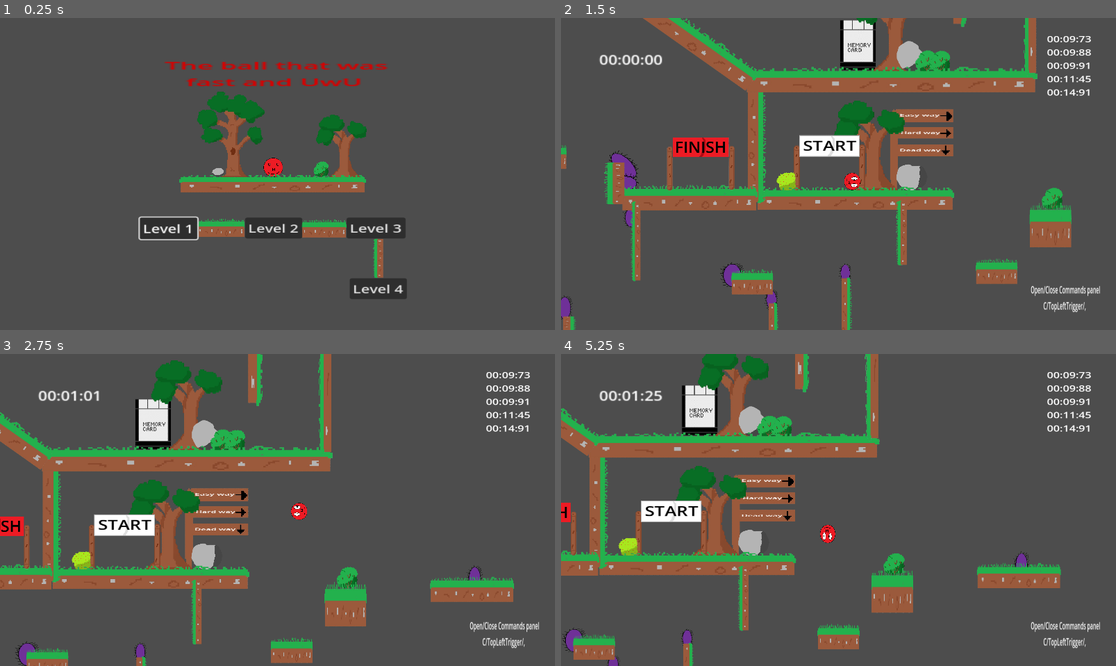
Above: before the commit, frames 1-4 (two rows, left to right).
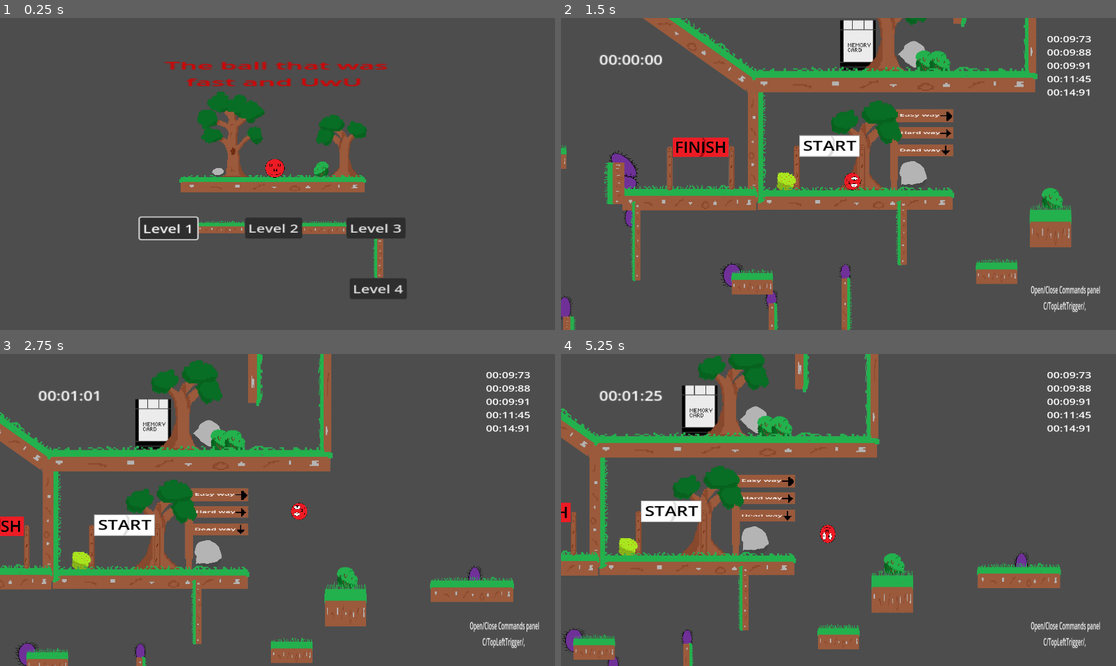
Above: after the commit, the same moments.

Repository: Mahnwe/TheBallThatWasUwU
Game: Godot game, scene res://Scenes/menu.tscn
The game is run twice, just before and just after one commit, with the same random seed, the same clock (stepped at 60 frames per second) and the same inputs.
Inputs (mouse positions are in pixels of both pictures, inside the frame that each line leads up to):
- Up to frame 1 (0.25 s): no input
- Up to frame 2 (1.5 s): click "Level 1" at 0.5 s; tap Enter at 1.25 s; move the mouse to (960, 158) at 1.27 s; hold D (move_right) from 1.28 s (still down); tap X (dash) at 1.35 s; click (960, 158) at 1.42 s
- Up to frame 3 (2.75 s): keep holding D (move_right); tap Space (jump) at 1.52, 2.27 s; move the mouse to (166, 525) at 2.02 s; tap F (next_level) at 2.1 s
- Up to frame 4 (5.25 s): move the mouse to (894, 441) at 2.77 s; release D (move_right) at 2.78 s; hold A (move_left) 2.78-3.53 s; tap C (open_commands) at 2.85, 5.1 s; move the mouse to (810, 572) at 3.52 s; hold D (move_right) 3.53-5.03 s; tap X (dash) at 3.6 s; click (810, 572) at 3.67 s; tap Space (jump) at 3.77, 4.52 s; tap E (restart_save) at 4.25 s; move the mouse to (1005, 556) at 4.27 s; tap F (next_level) at 4.35 s; tap Ctrl (menu_when_finish) at 4.9 s; tap R (restart_level) at 5 s; move the mouse to (672, 463) at 5.02 s; hold A (move_left) from 5.03 s (still down)

The runs differ from the first frame. In frame 1, 0.4% of the frame differs, in the area x 35-63%, y 44-71%; in frame 2, 2.3%; in frame 3, 3.1%, in the area x 12-65%, y 2-76%; in frame 4, 2.9%.

Commit message:
Add a script way to flip assets horizontaly in scenes to make more "various" environnement, and flip shadows according to the imaginary light point

Diff:
--- a/Scenes/berry_bush.tscn
+++ b/Scenes/berry_bush.tscn
@@ -1,8 +1,10 @@
-[gd_scene load_steps=2 format=3 uid="uid://e0nrigj8kq3x"]
+[gd_scene load_steps=3 format=3 uid="uid://e0nrigj8kq3x"]
 
 [ext_resource type="Texture2D" uid="uid://bitt2jd4cilmg" path="res://Arts/BushSprite/BerryBushSprite-removebg-preview.png" id="1_bvoqf"]
+[ext_resource type="Script" path="res://Scripts/berry_bush.gd" id="1_vmhye"]
 
 [node name="BerryBush" type="Node2D"]
+script = ExtResource("1_vmhye")
 
 [node name="Sprite2D" type="Sprite2D" parent="."]
 position = Vector2(-1.90735e-06, 0)
--- a/Scenes/big_tree.tscn
+++ b/Scenes/big_tree.tscn
@@ -1,8 +1,10 @@
-[gd_scene load_steps=2 format=3 uid="uid://uwfcx0dtb2bc"]
+[gd_scene load_steps=3 format=3 uid="uid://uwfcx0dtb2bc"]
 
 [ext_resource type="Texture2D" uid="uid://dlxsux07t7u1r" path="res://Arts/TreeSprite/TreeSprite2-removebg-preview.png" id="1_tgdef"]
+[ext_resource type="Script" path="res://Scripts/big_tree.gd" id="1_ys17e"]
 
 [node name="BigTree" type="Node2D"]
+script = ExtResource("1_ys17e")
 
 [node name="Sprite2D" type="Sprite2D" parent="."]
 position = Vector2(2.00001, -2.99999)
--- a/Scenes/branches_bush.tscn
+++ b/Scenes/branches_bush.tscn
@@ -1,8 +1,10 @@
-[gd_scene load_steps=2 format=3 uid="uid://dd6m23uhhgmfy"]
+[gd_scene load_steps=3 format=3 uid="uid://dd6m23uhhgmfy"]
 
+[ext_resource type="Script" path="res://Scripts/branches_bush.gd" id="1_5402i"]
 [ext_resource type="Texture2D" uid="uid://dqbhvl4vr5wop" path="res://Arts/BushSprite/BranchesBushSprite-removebg-preview.png" id="1_ychnd"]
 
 [node name="BranchesBush" type="Node2D"]
+script = ExtResource("1_5402i")
 
 [node name="Sprite2D" type="Sprite2D" parent="."]
 position = Vector2(-0.999998, 0)
--- a/Scenes/level1.tscn
+++ b/Scenes/level1.tscn
@@ -28,7 +28,8 @@
 scale = Vector2(6, 5.84)
 
 [node name="Tree3" parent="." instance=ExtResource("14_shu8y")]
-position = Vector2(-1253, 371)
+position = Vector2(-1260, 371)
+flip_value = 1
 
 [node name="StartArea" parent="." instance=ExtResource("2_es0mk")]
 position = Vector2(-1358, 384)
@@ -58,6 +59,7 @@
 [node name="Rock1" parent="." instance=ExtResource("14_ec3q2")]
 position = Vector2(-1148, 424)
 rotation = -0.790385
+flip_value = 1
 
 [node name="StartSign" parent="." instance=ExtResource("5_vflxv")]
 position = Vector2(-1129, 365)
@@ -125,7 +127,7 @@
 scale = Vector2(0.32, 1)
 
 [node name="platform7" parent="." instance=ExtResource("7_v154u")]
-position = Vector2(-236, 352)
+position = Vector2(-267, 350)
 scale = Vector2(0.639999, 1)
 
 [node name="platform8" parent="." instance=ExtResource("7_v154u")]
@@ -289,8 +291,8 @@
 scale = Vector2(0.479997, 0.36)
 
 [node name="platform18" parent="." instance=ExtResource("7_v154u")]
-position = Vector2(-2795, -521)
-scale = Vector2(2.57297, 1)
+position = Vector2(-2793, -540)
+scale = Vector2(2.57297, 1.24)
 
 [node name="Wall10" parent="." instance=ExtResource("10_8ng8k")]
 position = Vector2(-2787, 655)
@@ -471,22 +473,28 @@
 
 [node name="Tree2" parent="." instance=ExtResource("14_shu8y")]
 position = Vector2(-1198, 76)
+flip_value = 1
 
 [node name="Rock4" parent="." instance=ExtResource("14_ec3q2")]
 position = Vector2(-1153, 129)
+flip_value = 1
 
 [node name="BranchesBush" parent="." instance=ExtResource("18_ebilh")]
 position = Vector2(-1117, 135)
+flip_value = 1
 
 [node name="BranchesBush" parent="BranchesBush" instance=ExtResource("18_ebilh")]
 position = Vector2(34, 1)
+flip_value = 1
 
 [node name="BigTree" parent="." instance=ExtResource("16_d1jsb")]
 position = Vector2(-2566, 321)
 scale = Vector2(0.960005, 0.88)
+flip_value = 1
 
 [node name="BranchesBush" parent="BigTree" instance=ExtResource("18_ebilh")]
 position = Vector2(-31.2498, 117.045)
+flip_value = 1
 
 [node name="Tree6" parent="." instance=ExtResource("14_shu8y")]
 position = Vector2(246, 323)
@@ -502,18 +510,22 @@
 [node name="Rock5" parent="." instance=ExtResource("14_mptbk")]
 position = Vector2(-2637, 441)
 scale = Vector2(0.72, 0.759999)
+flip_value = 1
 
 [node name="BigTree2" parent="." instance=ExtResource("16_d1jsb")]
 position = Vector2(488, -767)
 
 [node name="BerryBush" parent="." instance=ExtResource("19_8uqwt")]
 position = Vector2(-1463, 433)
+flip_value = 1
 
 [node name="BranchesBush2" parent="." instance=ExtResource("18_ebilh")]
 position = Vector2(-805, 475)
+flip_value = 1
 
 [node name="BerryBush3" parent="." instance=ExtResource("19_8uqwt")]
 position = Vector2(-627, -689)
+flip_value = 1
 
 [node name="BranchesBush3" parent="." instance=ExtResource("18_ebilh")]
 position = Vector2(166, -651)
--- a/Scenes/menu.tscn
+++ b/Scenes/menu.tscn
@@ -19,13 +19,30 @@
 grow_vertical = 2
 script = ExtResource("1_ltdc4")
 
+[node name="platform" parent="." instance=ExtResource("3_x4hsc")]
+position = Vector2(583, 472.125)
+
+[node name="Sprite2D" type="Sprite2D" parent="platform"]
+position = Vector2(368, 47.875)
+scale = Vector2(0.152778, 0.138309)
+texture = ExtResource("4_xglq7")
+
+[node name="BigTree" parent="platform" instance=ExtResource("3_rsj3o")]
+position = Vector2(214, -65.125)
+
+[node name="Rock1" parent="platform" instance=ExtResource("4_pwi5b")]
+position = Vector2(171, 66.875)
+
+[node name="BranchesBush" parent="platform" instance=ExtResource("5_ok2nw")]
+position = Vector2(529, 50.875)
+
 [node name="platform2" parent="." instance=ExtResource("3_x4hsc")]
-position = Vector2(672, 627)
-scale = Vector2(0.254949, 1)
+position = Vector2(672, 656)
+scale = Vector2(0.254949, 0.68)
 
 [node name="platform3" parent="." instance=ExtResource("3_x4hsc")]
-position = Vector2(1034, 629)
-scale = Vector2(0.24, 1)
+position = Vector2(1034, 653)
+scale = Vector2(0.24, 0.72)
 
 [node name="MenuTitle" type="Label" parent="."]
 z_index = 2
@@ -91,25 +108,8 @@
 theme_override_font_sizes/font_size = 20
 text = "Level 3"
 
-[node name="platform" parent="." instance=ExtResource("3_x4hsc")]
-position = Vector2(583, 472.125)
-
-[node name="BigTree" parent="platform" instance=ExtResource("3_rsj3o")]
-position = Vector2(214, -65.125)
-
-[node name="Rock1" parent="platform" instance=ExtResource("4_pwi5b")]
-position = Vector2(171, 66.875)
-
-[node name="BranchesBush" parent="platform" instance=ExtResource("5_ok2nw")]
-position = Vector2(529, 50.875)
-
 [node name="Tree" parent="." instance=ExtResource("6_ilarj")]
 position = Vector2(1186, 473)
-
-[node name="Sprite2D" type="Sprite2D" parent="."]
-position = Vector2(945.375, 517.125)
-scale = Vector2(0.152778, 0.138309)
-texture = ExtResource("4_xglq7")
 
 [node name="Level4Button" type="Button" parent="." groups=["MenuButtons"]]
 z_index = 2
--- a/Scenes/rock1.tscn
+++ b/Scenes/rock1.tscn
@@ -1,8 +1,10 @@
-[gd_scene load_steps=2 format=3 uid="uid://das30qvpbu28b"]
+[gd_scene load_steps=3 format=3 uid="uid://das30qvpbu28b"]
 
+[ext_resource type="Script" path="res://Scripts/rock1.gd" id="1_1jbe3"]
 [ext_resource type="Texture2D" uid="uid://byddnihr4hh2p" path="res://Arts/RockSprite/RockSprite1-removebg-preview.png" id="1_s0mai"]
 
 [node name="Rock1" type="Node2D"]
+script = ExtResource("1_1jbe3")
 
 [node name="Sprite2D" type="Sprite2D" parent="."]
 position = Vector2(1, -5)
--- a/Scenes/rock2.tscn
+++ b/Scenes/rock2.tscn
@@ -1,8 +1,10 @@
-[gd_scene load_steps=2 format=3 uid="uid://bha08grmcxwnd"]
+[gd_scene load_steps=3 format=3 uid="uid://bha08grmcxwnd"]
 
 [ext_resource type="Texture2D" uid="uid://beamrmvigjq5p" path="res://Arts/RockSprite/RockSprite2-removebg-preview.png" id="1_nnhi5"]
+[ext_resource type="Script" path="res://Scripts/rock2.gd" id="1_wgequ"]
 
 [node name="Rock2" type="Node2D"]
+script = ExtResource("1_wgequ")
 
 [node name="Sprite2D" type="Sprite2D" parent="."]
 position = Vector2(-1, -6)
--- a/Scenes/tree.tscn
+++ b/Scenes/tree.tscn
@@ -1,8 +1,10 @@
-[gd_scene load_steps=2 format=3 uid="uid://be8h04flewf2h"]
+[gd_scene load_steps=3 format=3 uid="uid://be8h04flewf2h"]
 
+[ext_resource type="Script" path="res://Scripts/tree.gd" id="1_6b2fq"]
 [ext_resource type="Texture2D" uid="uid://diuxpteq52k3u" path="res://Arts/TreeSprite/TreeSprite1-removebg-preview.png" id="1_j775l"]
 
 [node name="Tree" type="Node2D"]
+script = ExtResource("1_6b2fq")
 
 [node name="Sprite2D" type="Sprite2D" parent="."]
 position = Vector2(-5, -27)
--- /dev/null
+++ b/Scripts/berry_bush.gd
@@ -0,0 +1,12 @@
+extends Node2D
+@export var flip_value = 0
+
+# Called when the node enters the scene tree for the first time.
+func _ready():
+	if flip_value != 0:
+		$Sprite2D.flip_h = true
+
+
+# Called every frame. 'delta' is the elapsed time since the previous frame.
+func _process(_delta):
+	pass
--- /dev/null
+++ b/Scripts/big_tree.gd
@@ -0,0 +1,12 @@
+extends Node2D
+@export var flip_value = 0
+
+# Called when the node enters the scene tree for the first time.
+func _ready():
+	if flip_value != 0:
+		$Sprite2D.flip_h = true
+
+
+# Called every frame. 'delta' is the elapsed time since the previous frame.
+func _process(_delta):
+	pass
--- /dev/null
+++ b/Scripts/branches_bush.gd
@@ -0,0 +1,12 @@
+extends Node2D
+@export var flip_value = 0
+
+# Called when the node enters the scene tree for the first time.
+func _ready():
+	if flip_value != 0:
+		$Sprite2D.flip_h = true
+
+
+# Called every frame. 'delta' is the elapsed time since the previous frame.
+func _process(_delta):
+	pass
--- /dev/null
+++ b/Scripts/rock1.gd
@@ -0,0 +1,12 @@
+extends Node2D
+@export var flip_value = 0
+
+# Called when the node enters the scene tree for the first time.
+func _ready():
+	if flip_value != 0:
+		$Sprite2D.flip_h = true
+
+
+# Called every frame. 'delta' is the elapsed time since the previous frame.
+func _process(_delta):
+	pass
--- /dev/null
+++ b/Scripts/rock2.gd
@@ -0,0 +1,12 @@
+extends Node2D
+@export var flip_value = 0
+
+# Called when the node enters the scene tree for the first time.
+func _ready():
+	if flip_value != 0:
+		$Sprite2D.flip_h = true
+
+
+# Called every frame. 'delta' is the elapsed time since the previous frame.
+func _process(_delta):
+	pass
--- /dev/null
+++ b/Scripts/tree.gd
@@ -0,0 +1,12 @@
+extends Node2D
+@export var flip_value = 0
+
+# Called when the node enters the scene tree for the first time.
+func _ready():
+	if flip_value != 0:
+		$Sprite2D.flip_h = true
+
+
+# Called every frame. 'delta' is the elapsed time since the previous frame.
+func _process(_delta):
+	pass
